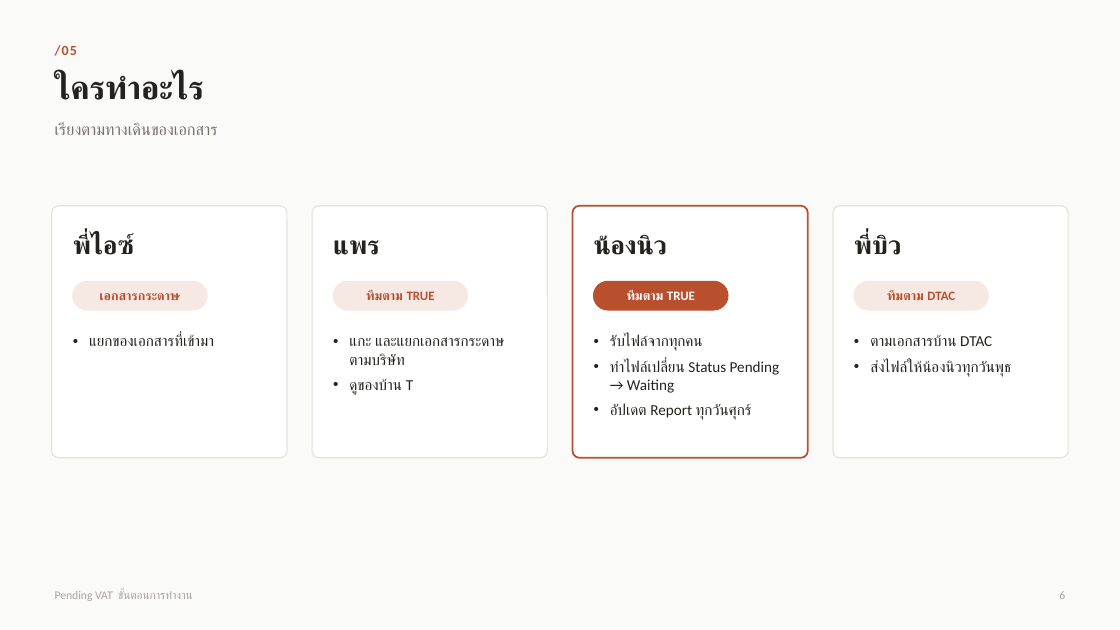
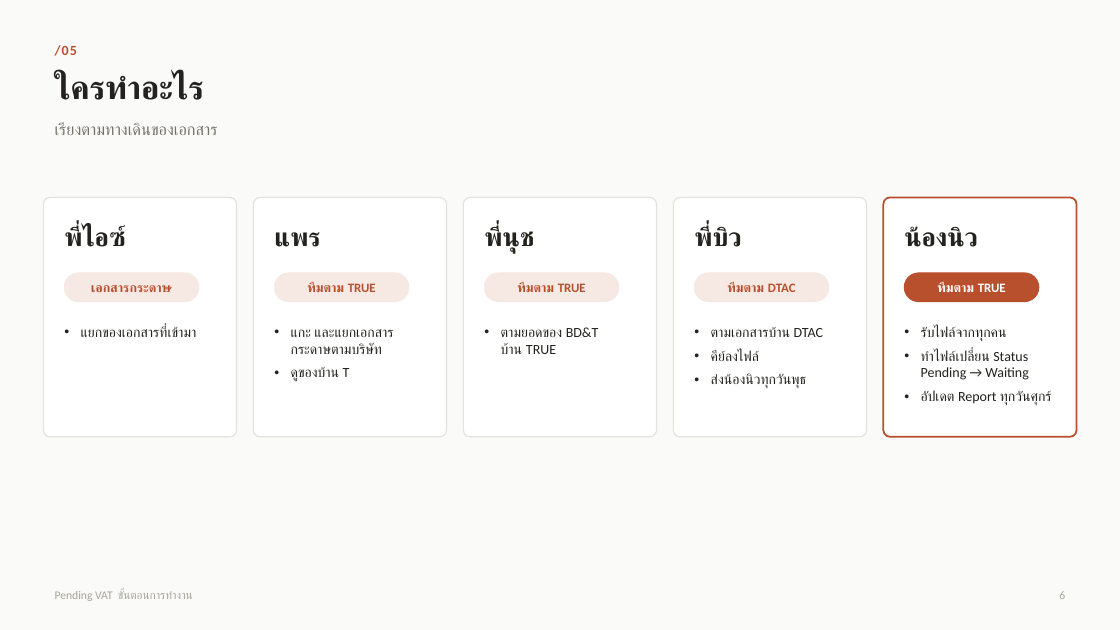
Before and after one commit to PatcharasitP/DAX, a slide deck: slide 6 of Pending_VAT_Workflow.pptx. Drawn at 1120x630 pixels with LibreOffice and Linux fonts; fonts in the diff are those of the drawing. Boxes give left, top, right and bottom in pixels: in the first picture for what was removed or moved away, otherwise in the second. Text is boxed around its words. In the diff, an @@ line names an element or a change of style, - is before the commit and + after.

Commit message:
แก้สไลด์ Pending VAT เพิ่มพี่นุช กระดาษที่ปริ้นส่งบัญชี พี่บิวคีย์ลงไฟล์

```diff
--- a/Pending_VAT_Workflow.pptx
+++ b/Pending_VAT_Workflow.pptx
@@ rounded rectangle: place and size @@
-rounded rectangle at box(52, 206, 287, 458)
+rounded rectangle at box(44, 197, 237, 437)
@@ rounded rectangle: place and size @@
-rounded rectangle at box(313, 206, 548, 458)
+rounded rectangle at box(254, 197, 447, 437)
@@ rounded rectangle: place and size @@
-rounded rectangle at box(573, 206, 808, 458)
+rounded rectangle at box(464, 197, 657, 437)
@@ rounded rectangle at box(464, 197, 657, 437): outline #B8502E 1.5 pt to #E4E2DC 1 pt; proportions changed @@
@@ proportions changed in 3 elements at box(44, 197, 237, 437), box(254, 197, 447, 437), box(674, 197, 867, 437) @@
@@ rounded rectangle: place and size @@
-rounded rectangle at box(833, 206, 1069, 458)
+rounded rectangle at box(674, 197, 867, 437)
@@ rounded rectangle added at box(884, 197, 1077, 437), fill #FFFFFF, outline #B8502E 1.5 pt @@
@@ text "พี่ไอซ์": place and size @@
-text "พี่ไอซ์" at box(73, 235, 134, 255)
+text "พี่ไอซ์" at box(64, 226, 125, 247)
@@ text "แพร": place and size @@
-text "แพร" at box(333, 240, 380, 255)
+text "แพร" at box(274, 232, 321, 247)
@@ text added at box(484, 226, 535, 253), 22 pt, text #23221F, bold @@
+พี่นุช
@@ text "พี่บิว": place and size @@
-text "พี่บิว" at box(854, 235, 902, 255)
+text "พี่บิว" at box(694, 226, 742, 247)
@@ text "น้องนิว": place and size @@
-text "น้องนิว" at box(594, 235, 667, 255)
+text "น้องนิว" at box(904, 226, 978, 247)
@@ text "เอกสารกระดาษ": place and size @@
-text "เอกสารกระดาษ" at box(99, 293, 180, 300)
+text "เอกสารกระดาษ" at box(91, 285, 172, 292)
@@ rounded rectangle: place and size @@
-rounded rectangle at box(73, 281, 208, 310)
+rounded rectangle at box(65, 273, 199, 302)
@@ text "ทีมตาม TRUE": place and size @@
-text "ทีมตาม TRUE" at box(366, 290, 435, 300)
+text "ทีมตาม TRUE" at box(307, 282, 376, 292)
@@ rounded rectangle: place and size @@
-rounded rectangle at box(334, 281, 468, 310)
+rounded rectangle at box(275, 273, 409, 302)
@@ text "ทีมตาม TRUE": place and size @@
-text "ทีมตาม TRUE" at box(627, 290, 695, 300)
+text "ทีมตาม TRUE" at box(517, 282, 586, 292)
@@ rounded rectangle: place and size @@
-rounded rectangle at box(594, 281, 728, 310)
+rounded rectangle at box(485, 273, 619, 302)
@@ text "ทีมตาม TRUE" at box(517, 282, 586, 292): text colour #FFFFFF to #B8502E @@
@@ rounded rectangle at box(485, 273, 619, 302): fill #B8502E to #F6E9E3; outline #B8502E 1 pt to #F6E9E3 1 pt @@
@@ text "ทีมตาม DTAC": place and size @@
-text "ทีมตาม DTAC" at box(887, 290, 955, 300)
+text "ทีมตาม DTAC" at box(727, 282, 796, 292)
@@ rounded rectangle: place and size @@
-rounded rectangle at box(854, 281, 989, 310)
+rounded rectangle at box(695, 273, 829, 302)
@@ rounded rectangle added at box(905, 273, 1039, 302), fill #B8502E, outline #B8502E 1 pt @@
@@ text added at box(937, 282, 1006, 292), 11 pt, text #FFFFFF, bold @@
+ทีมตาม TRUE
@@ text "แยกของเอกสารที่เข้ามา": place and size @@
-text "แยกของเอกสารที่เข้ามา" at box(89, 334, 214, 346)
+text "แยกของเอกสารที่เข้ามา" at box(81, 326, 197, 337)
@@ text "แกะ และแยกเอกสารกระดาษตามบริษัท": place and size @@
-text "แกะ และแยกเอกสารกระดาษตามบริษัท" at box(349, 338, 413, 395)
+text "แกะ และแยกเอกสารกระดาษตามบริษัท" at box(291, 329, 382, 382)
@@ text added at box(501, 327, 599, 354), 12 pt, text #23221F @@
+• ตามยอดของ BD&T บ้าน TRUE
@@ text "ตามเอกสารบ้าน DTAC": place and size @@
-text "ตามเอกสารบ้าน DTAC" at box(870, 335, 1011, 377)
+text "ตามเอกสารบ้าน DTAC" at box(711, 327, 824, 388)
@@ text at box(711, 327, 824, 337): size 13 to 12 pt in "ตามเอกสารบ้าน DTAC" @@
@@ size 13 to 12 pt in 3 elements at box(81, 326, 197, 337), box(291, 329, 382, 382), box(921, 326, 1052, 405) @@
@@ text "รับไฟล์จากทุกคน": place and size @@
-text "รับไฟล์จากทุกคน" at box(610, 334, 779, 420)
+text "รับไฟล์จากทุกคน" at box(921, 326, 1052, 405)
@@ text at box(711, 350, 806, 388): text changed; size 13 to 12 pt @@
-• ส่งไฟล์ให้น้องนิวทุกวันพุธ
+• คีย์ลงไฟล์
+• ส่งน้องนิวทุกวันพุธ
```
Also in this commit, not shown: 4 other slides changed.
